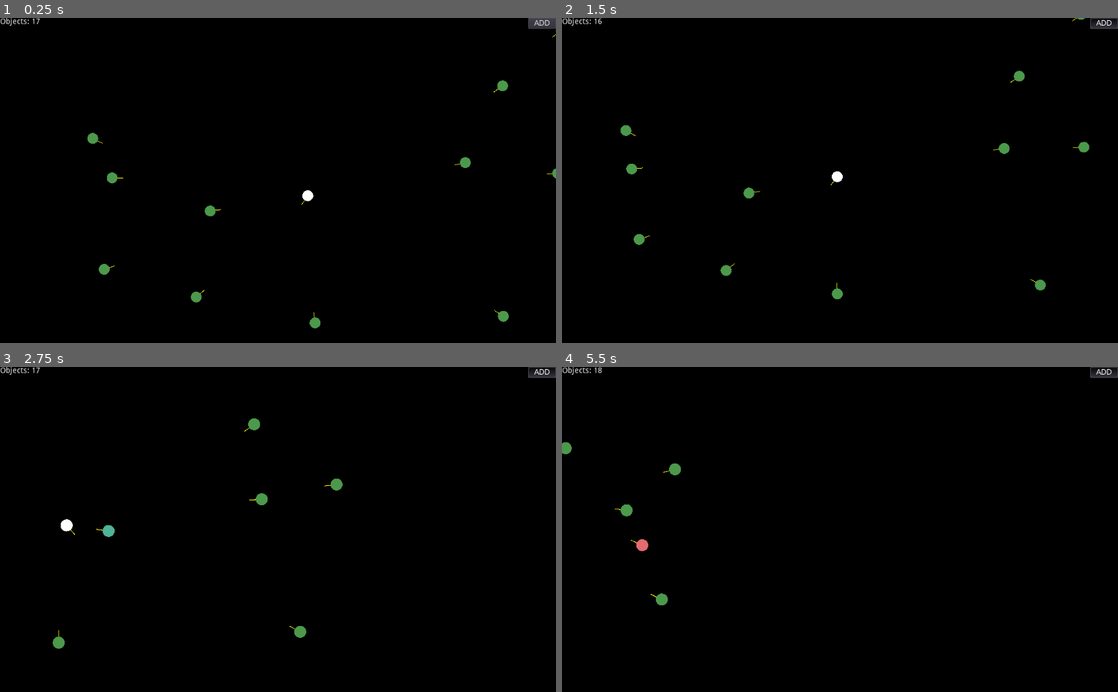
Above: before the commit, frames 1-4 (two rows, left to right).
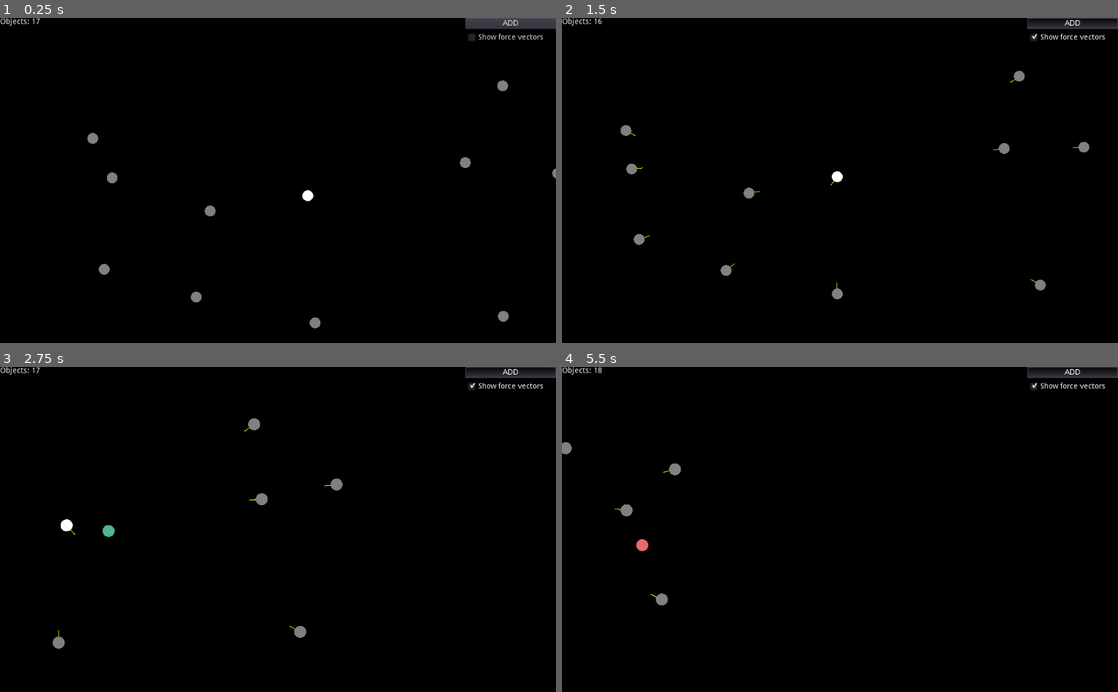
Above: after the commit, the same moments.

Repository: NuclearPhoenixx/n-body-problem
Game: Godot game, scene res://scenes/main.tscn
Two runs of this game, one before a commit and one after it. Both use one fixed random seed, a clock stepped at 60 frames per second and the inputs below.
Inputs (mouse positions are in pixels of both pictures, inside the frame that each line leads up to):
- Up to frame 1 (0.25 s): no input
- Up to frame 2 (1.5 s): click (1073, 37) at 0.5 s, where only the run after the commit has a clickable "Show force vectors"; click "ADD" at 1.25 s
- Up to frame 3 (2.75 s): move the mouse to (278, 526) at 2.02 s; hold Right (ui_right) from 2.03 s (still down); hold Mouse wheel up (camera_zin) from 2.03 s (still down); click (278, 526) at 2.27 s
- Up to frame 4 (5.5 s): move the mouse to (817, 425) at 2.77 s; release Right (ui_right) at 2.78 s; release Mouse wheel up (camera_zin) at 2.78 s; hold Down (ui_down) 2.78-3.53 s; tap Mouse wheel down (camera_zout) at 2.85, 4.35 s; click (817, 425) at 3.02 s; move the mouse to (578, 435) at 3.52 s; hold Right (ui_right) 3.53-4.28 s; hold Mouse wheel up (camera_zin) 3.53-4.28 s; tap Enter at 4.25 s; move the mouse to (812, 594) at 4.27 s; hold Up (ui_up) 4.28-5.03 s; click (812, 594) at 4.52 s; move the mouse to (573, 542) at 5.02 s; hold Left (ui_left) from 5.03 s (still down); hold Mouse wheel up (camera_zin) from 5.03 s (still down); click (573, 542) at 5.27 s

The runs differ from the first frame. In frame 1, 1.1% of the frame differs, in the area x 15-100%, y 0-96%; in frame 2, 1.0%; in frame 3, 0.8%; in frame 4, 0.7%.

Commit message:
add force vector toggle

Diff:
--- a/scenes/main.tscn
+++ b/scenes/main.tscn
@@ -8,8 +8,9 @@
 [ext_resource path="res://src/gui/mass.gd" type="Script" id=6]
 [ext_resource path="res://src/gui/delete.gd" type="Script" id=7]
 [ext_resource path="res://src/gui/add_object.gd" type="Script" id=8]
-[ext_resource path="res://src/gui/pause_indicator.gd" type="Script" id=9]
-[ext_resource path="res://src/gui/system_energy.gd" type="Script" id=10]
+[ext_resource path="res://src/gui/fv_toggle.gd" type="Script" id=9]
+[ext_resource path="res://src/gui/pause_indicator.gd" type="Script" id=10]
+[ext_resource path="res://src/gui/system_energy.gd" type="Script" id=11]
 
 [sub_resource type="InputEventAction" id=1]
 action = "delete"
@@ -87,14 +88,13 @@
 script = ExtResource( 7 )
 
 [node name="Control" type="VBoxContainer" parent="Interface"]
-editor/display_folded = true
 anchor_left = 1.0
 anchor_right = 1.0
-margin_left = -51.0
-margin_bottom = 38.0
+margin_left = -167.0
+margin_bottom = 110.0
 
 [node name="AddObject" type="Button" parent="Interface/Control"]
-margin_right = 51.0
+margin_right = 167.0
 margin_bottom = 20.0
 hint_tooltip = "Press this button and click somewhere to spawn a new object."
 focus_mode = 0
@@ -103,16 +103,26 @@
 text = "ADD"
 script = ExtResource( 8 )
 
-[node name="Label" type="Label" parent="Interface/Control"]
+[node name="ForceVectorToggle" type="CheckBox" parent="Interface/Control"]
 margin_top = 24.0
-margin_right = 51.0
-margin_bottom = 38.0
+margin_right = 167.0
+margin_bottom = 48.0
+focus_mode = 0
+enabled_focus_mode = 0
+text = "Show force vectors"
+script = ExtResource( 9 )
+
+[node name="PauseLabel" type="Label" parent="Interface/Control"]
+margin_top = 52.0
+margin_right = 167.0
+margin_bottom = 66.0
 text = "PAUSED"
-script = ExtResource( 9 )
+align = 1
+script = ExtResource( 10 )
 
 [node name="SystemEnergy" type="Label" parent="Interface"]
 anchor_top = 1.0
 anchor_bottom = 1.0
 margin_top = -14.0
-script = ExtResource( 10 )
+script = ExtResource( 11 )
 [connection signal="pressed" from="Interface/Stats/HBoxContainer/DeleteButton" to="Interface/Stats/HBoxContainer/DeleteButton" method="_on_DeleteButton_pressed"]
--- /dev/null
+++ b/src/gui/fv_toggle.gd
@@ -0,0 +1,10 @@
+extends CheckBox
+
+func _ready():
+	for node in get_tree().get_nodes_in_group("objects"):
+		pressed = node.get("fv_on")
+		break
+
+func _toggled(button_pressed):
+	for node in get_tree().get_nodes_in_group("objects"):
+		node.set("fv_on", button_pressed)
--- a/src/object.gd
+++ b/src/object.gd
@@ -6,7 +6,7 @@
 # CONSTANTS AND INITIAL VALUES
 var G = 6.67408e-11 # gravitational constant
 var fvs = 20 # force vector scale
-var fv_on = true # enable force vectors
+var fv_on = false # enable force vectors
 var color = Color(1,1,1,1) # object color
 var scale_m = 20000 # scale multiplier for one pixel in meter
 var mass = 1e28 # object mass
@@ -57,6 +57,8 @@
 
 	if fv_on: # draw resulting force vector
 		force_vector.set_point_position(1, a / a.length() * fvs)
+	else:
+		force_vector.set_point_position(1, Vector2())
 
 func _mouse_click(viewport, event, shape_idx): # upon selection the camera will follow this node
 	if event.is_action_pressed("ui_select"):
--- a/src/spawn.gd
+++ b/src/spawn.gd
@@ -27,4 +27,4 @@
 	while i < 18: # spawn some random objects
 		i += 1
 		randomize()
-		spawn(Vector2(rand_range(min_p,max_p),rand_range(min_p,max_p)), Vector2(rand_range(min_v,max_v),rand_range(min_v,max_v)), 1e26, Color(0.3,0.6,0.3,1), 10)
+		spawn(Vector2(rand_range(min_p,max_p),rand_range(min_p,max_p)), Vector2(rand_range(min_v,max_v),rand_range(min_v,max_v)), 1e26, Color(0.5,0.5,0.5,1), 10)
Not shown: 1 places in scenes/main.tscn that only renumber resources
